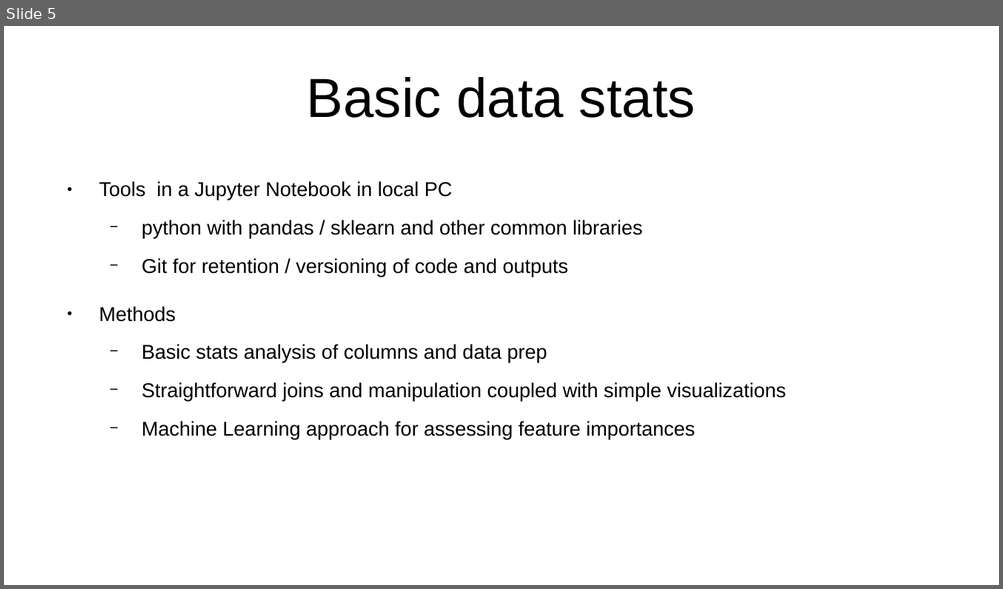
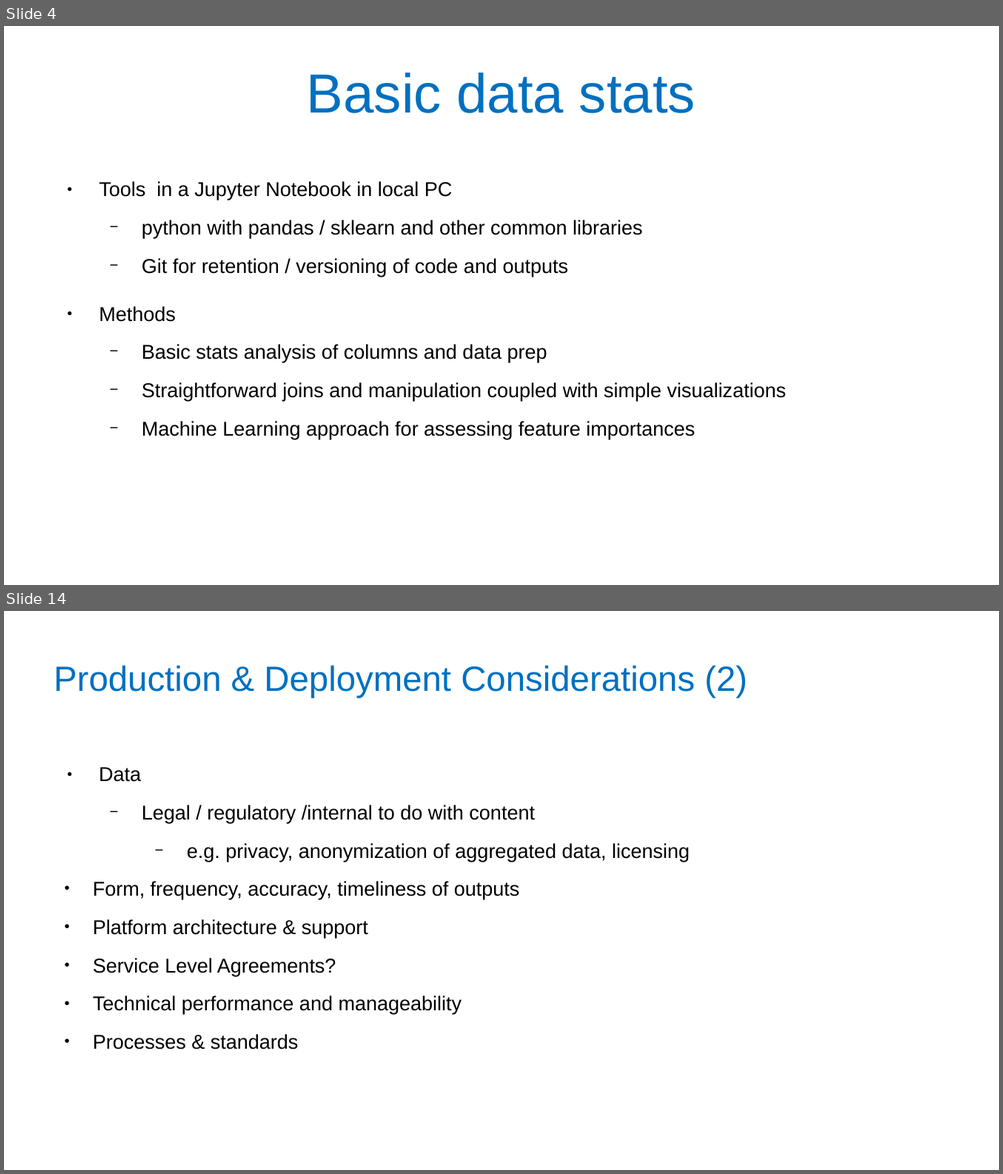
Before and after one commit to melancurion/Traffic_Data_Study, a slide deck: presentation/Traffic_Data_Study.pptx. Shown one above the other, each under a label of ours: slide 5 before the commit, slides 4 and 14 after it; the slides between them are not shown. The pictures are 1003x589 and 1003x1174 pixels, drawn with LibreOffice and Linux fonts; fonts in the diff are those of the drawing. Boxes give left, top, right and bottom in pixels: in the first picture for what was removed or moved away, otherwise in the second. Text is boxed around its words. In the diff, an @@ line names an element or a change of style, - is before the commit and + after.

```diff
--- a/presentation/Traffic_Data_Study.pptx
+++ b/presentation/Traffic_Data_Study.pptx
@@ slide 14 added at (4, 611, 999, 1170), background #FFFFFF @@
@@ title added at (54, 665, 747, 698), 28 pt, text #0070C0 @@
+Production & Deployment Considerations (2)
@@ text added at (93, 767, 689, 1050), 16 pt, text #000000 @@
+● Data
+  − Legal / regulatory /internal to do with content
+    − e.g. privacy, anonymization of aggregated data, licensing
+• Form, frequency, accuracy, timeliness of outputs
+• Platform architecture & support
+• Service Level Agreements?
+• Technical performance and manageability
+• Processes & standards
@@ what was slide 5 is now slide 4 @@
@@ slide 4 changed as well @@
@@ title "Basic data stats" at (307, 73, 695, 113): text colour #000000 to #0070C0; line spacing 1 to 0.9 @@
```
Also in this commit, not shown: 3 other slides changed, 11 other slides added, 1 slide removed, 4 other files.
